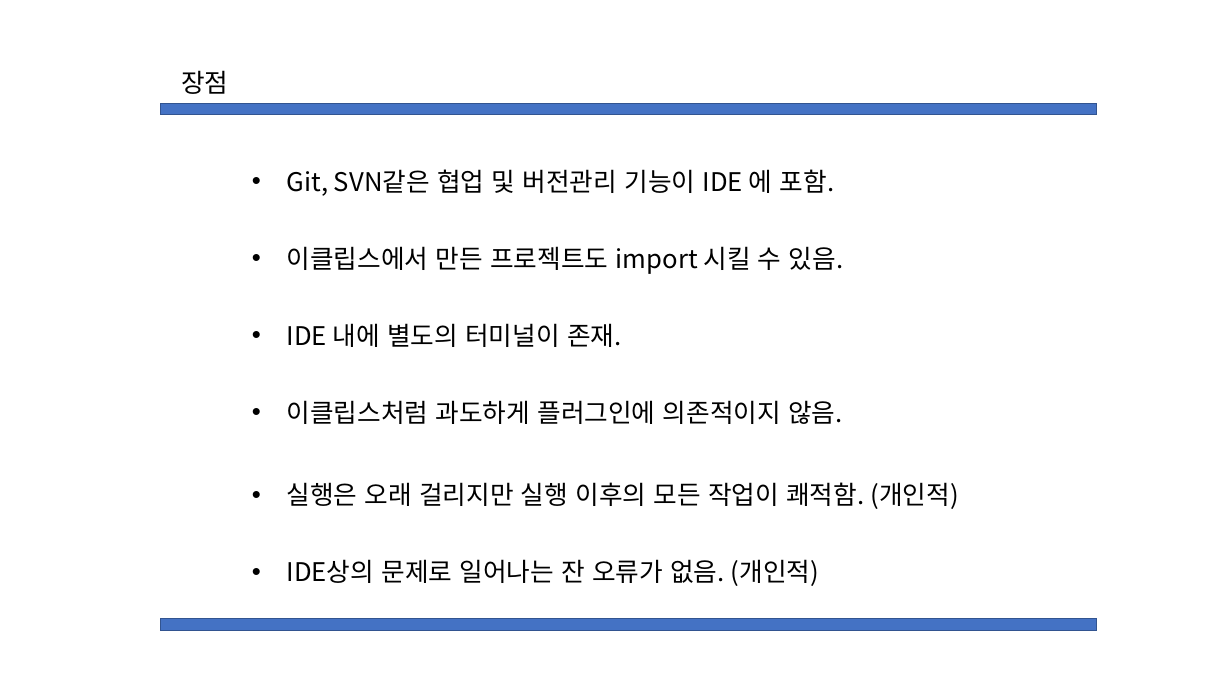
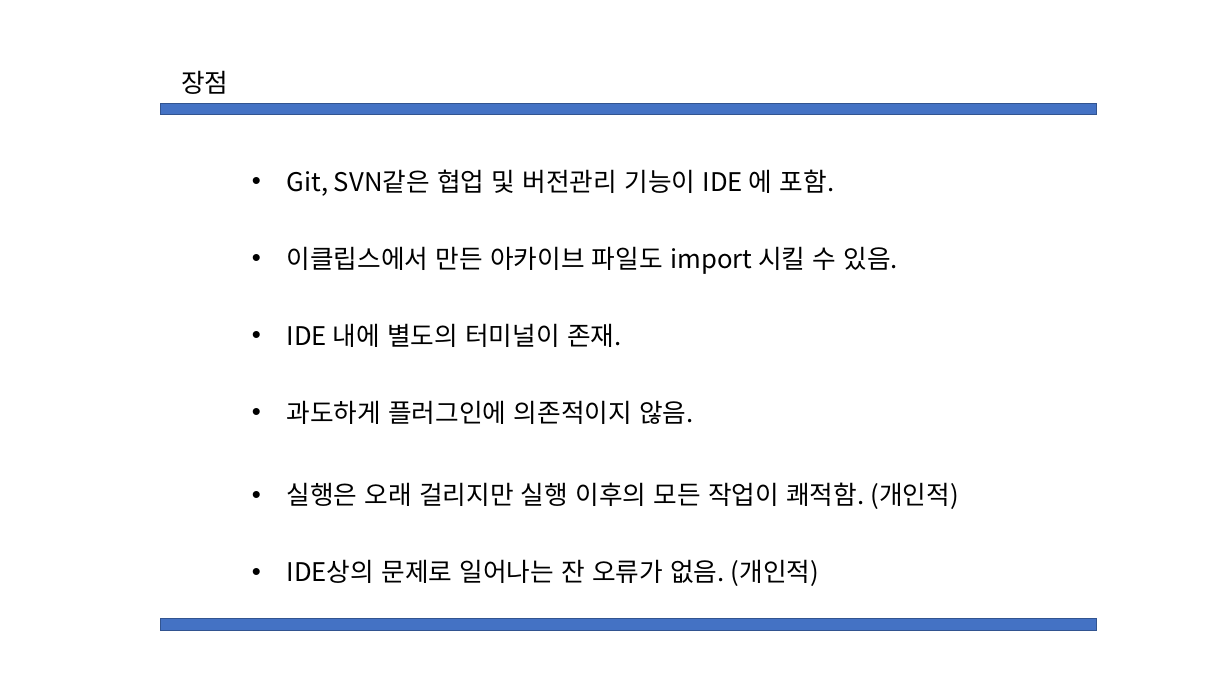
Before and after one commit to Mikusnuz/MyPractice, a slide deck: slide 9 of Study/IntelliJ.pptx. Drawn at 1232x693 pixels with LibreOffice and Linux fonts; fonts in the diff are those of the drawing. Boxes give left, top, right and bottom in pixels: in the first picture for what was removed or moved away, otherwise in the second. Text is boxed around its words. In the diff, an @@ line names an element or a change of style, - is before the commit and + after.

```diff
--- a/Study/IntelliJ.pptx
+++ b/Study/IntelliJ.pptx
@@ text at (287,246,898,274): text changed @@
-• 이클립스에서 만든 프로젝트도 import 시킬 수 있음.
+• 이클립스에서 만든 아카이브 파일도 import 시킬 수 있음.
@@ text at (287,400,694,424): text changed @@
-• 이클립스처럼 과도하게 플러그인에 의존적이지 않음.
+• 과도하게 플러그인에 의존적이지 않음.
```
Also in this commit, not shown: 6 other slides changed, 2 other files.
